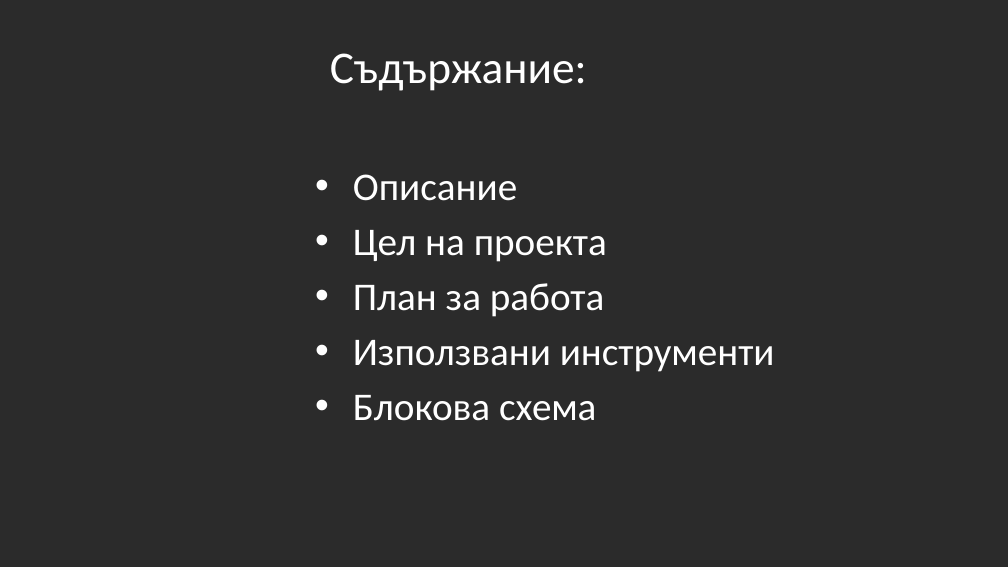
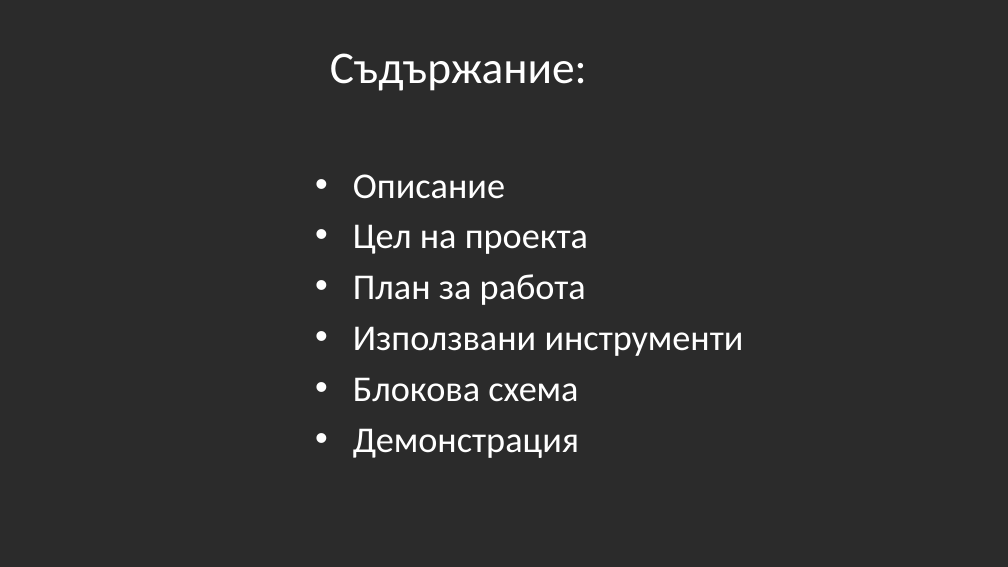
Before and after one commit to Victoriq30/distance-system, a slide deck: slide 2 of presentation.pptx. Drawn at 1008x567 pixels with LibreOffice and Linux fonts; fonts in the diff are those of the drawing; background and template pictures are left out; a plain dark background stands for a picture behind light text. Boxes give left, top, right and bottom in pixels: in the first picture for what was removed or moved away, otherwise in the second. Text is boxed around its words. In the diff, an @@ line names an element or a change of style, - is before the commit and + after.

Commit message:
finish project

```diff
--- a/presentation.pptx
+++ b/presentation.pptx
@@ text at box(353, 174, 744, 402): size 28 to 25.9 pt in "Описание", "Цел на проекта", "План за работа", "Използвани инструменти" and 1 more places @@
@@ text at box(353, 428, 579, 458): paragraph added @@
+• Демонстрация
```
